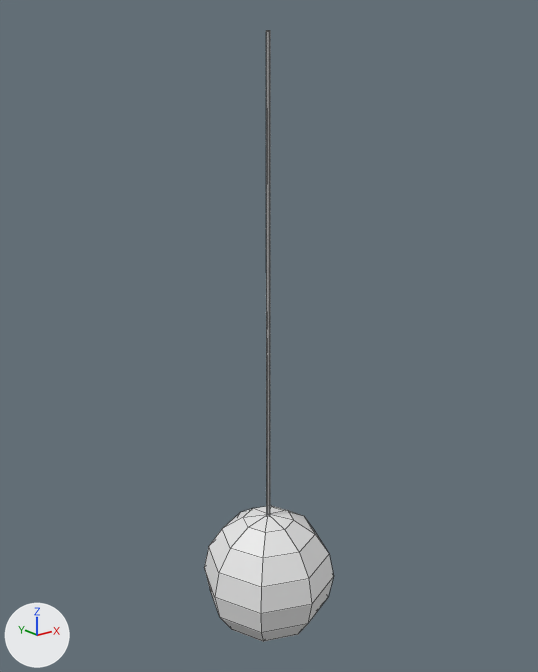
The FBX model Out of place/Assets/3D_Import/M_Planet.fbx as it was, and as the next commit left it.
Rendered twice from a camera (50 mm lens) standing at (-6.17, -7.72, -0.84) and looking at (0.08, 0.09, -3.97). Every picture has the same lights, and +X, +Y and +Z are marked at lower left. Mesh edges are drawn as thin lines.

The older version as bpy lines, for what is in view:
```python
me_sphere = bpy.data.meshes.new('Sphere')
me_sphere.from_pydata(...)  # 75 vertices, 80 faces; spans x -1.0..1.0, y -1.0..1.0, z -8.73..0.0
ob_m_planet = bpy.data.objects.new('M_Planet', me_sphere)
ob_m_planet.location = (0.0, 0.0, 0.0)
```
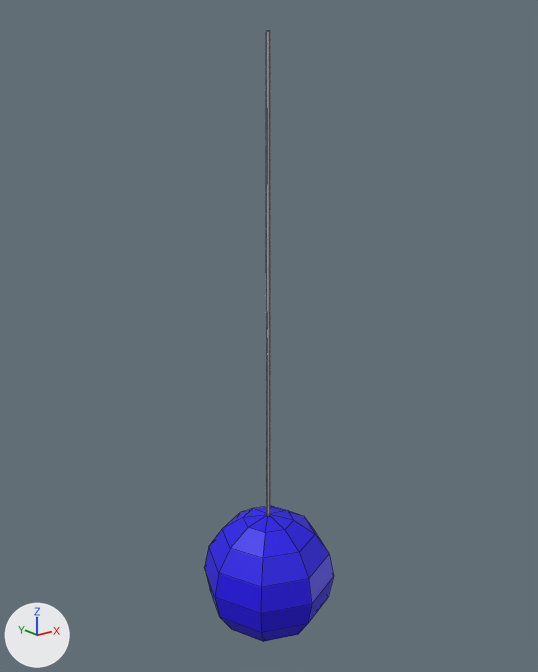
Where the change shows, as pixel boxes [x1, y1, x2, y2] in the pictures (538 x 672 px):
part 1 of me_sphere, recoloured (white to blue): [204, 506, 334, 642] in both

Edits to the bpy script that builds the scene:
```text
Add mat_material_011:
    mat_material_011 = principled_material('Material.011')
    mat_material_011.base_color = (0.0142, 0.0, 0.801)  # blue #2000e7
Add mat_material_012:
    mat_material_012 = principled_material('Material.012')
    mat_material_012.base_color = (0.8, 0.8, 0.8)  # white #e7e7e7
Change me_sphere:
    where me_sphere.from_pydata(...)  # 75 vertices, 80 faces; spans x -1.0..1.0, y -1.0..1.0, z -8.73..0.0
    used by ob_m_planet; location = (0.0, 0.0, 0.0)
    me_sphere part 1: 64 of the faces centred in x -0.82..0.82, y -0.82..0.82, z -8.68..-6.78 switch from no material to mat_material_011 (blue #2000e7)
    add me_sphere.materials.append(mat_material_012)  # white #e7e7e7
```
